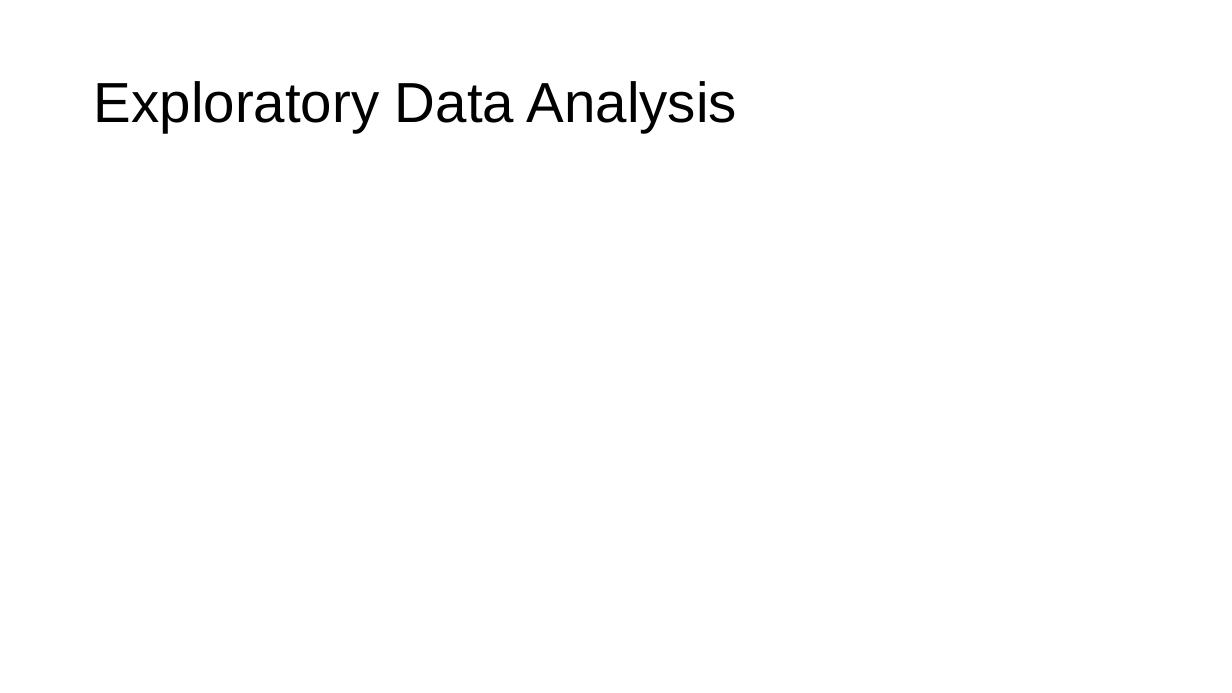
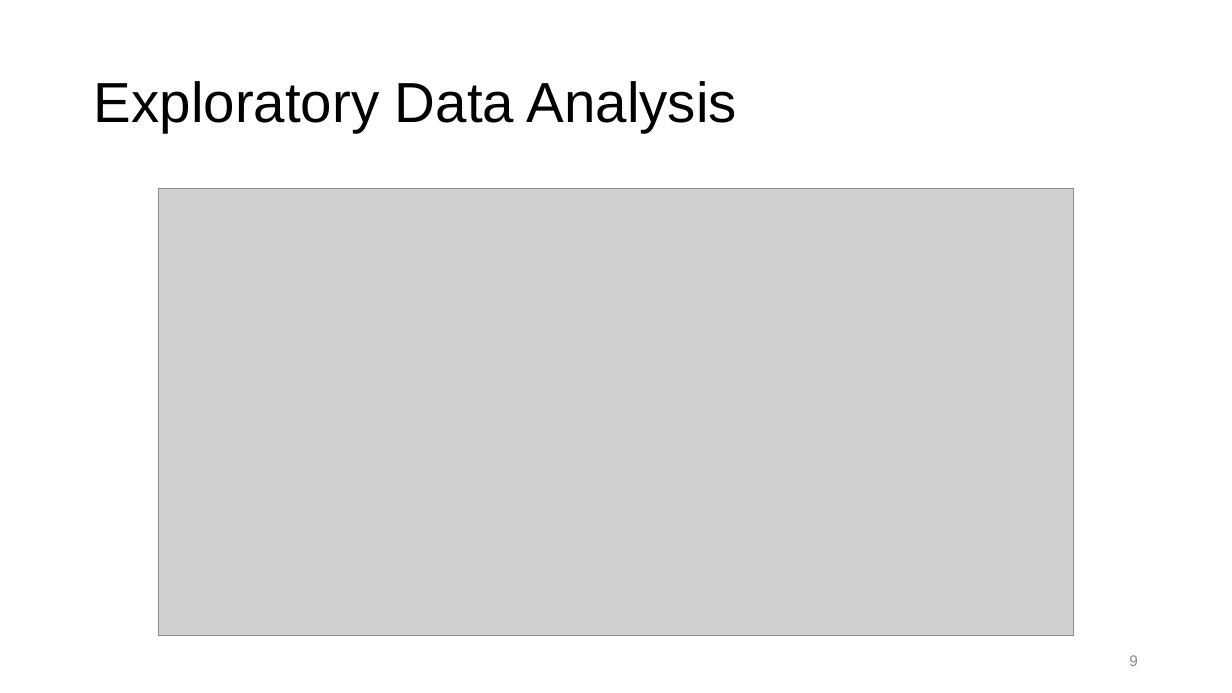
Before and after one commit to tomhalloin/berkshire, a slide deck: slide 9 of Buffett_Topic_Analysis.pptx. Drawn at 1232x693 pixels with LibreOffice and Linux fonts; fonts in the diff are those of the drawing; grey boxes stand for pictures. Boxes give left, top, right and bottom in pixels: in the first picture for what was removed or moved away, otherwise in the second. Text is boxed around its words. In the diff, an @@ line names an element or a change of style, - is before the commit and + after.

```diff
--- a/Buffett_Topic_Analysis.pptx
+++ b/Buffett_Topic_Analysis.pptx
@@ picture added at <box>159,189,1074,635</box> @@
@@ page number added at <box>1129,655,1138,666</box>, 12 pt, text #8C8C8C @@
+9
```
Also in this commit, not shown: 13 other slides changed, 5 slides added, 1 slide removed.
